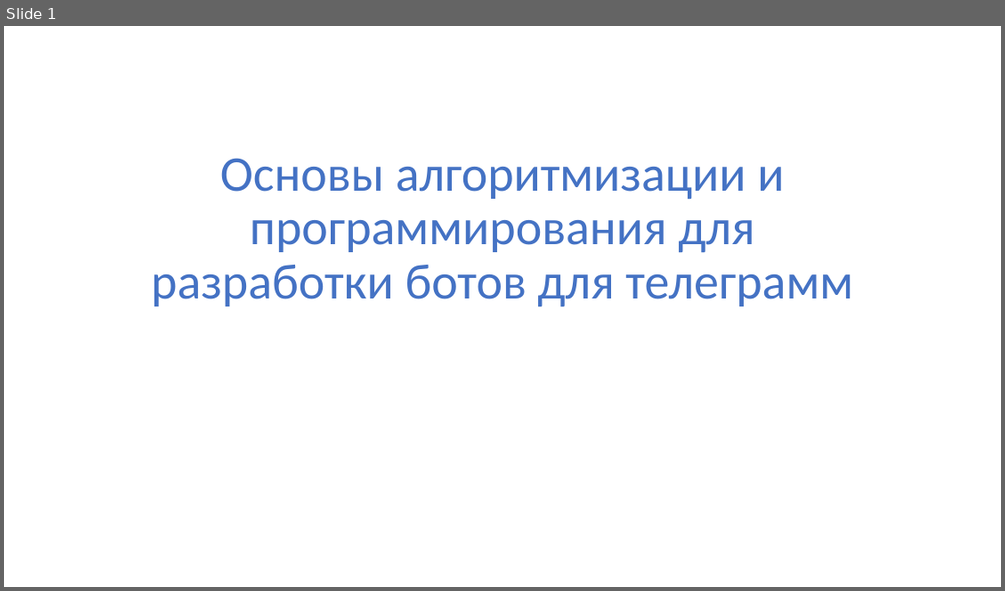
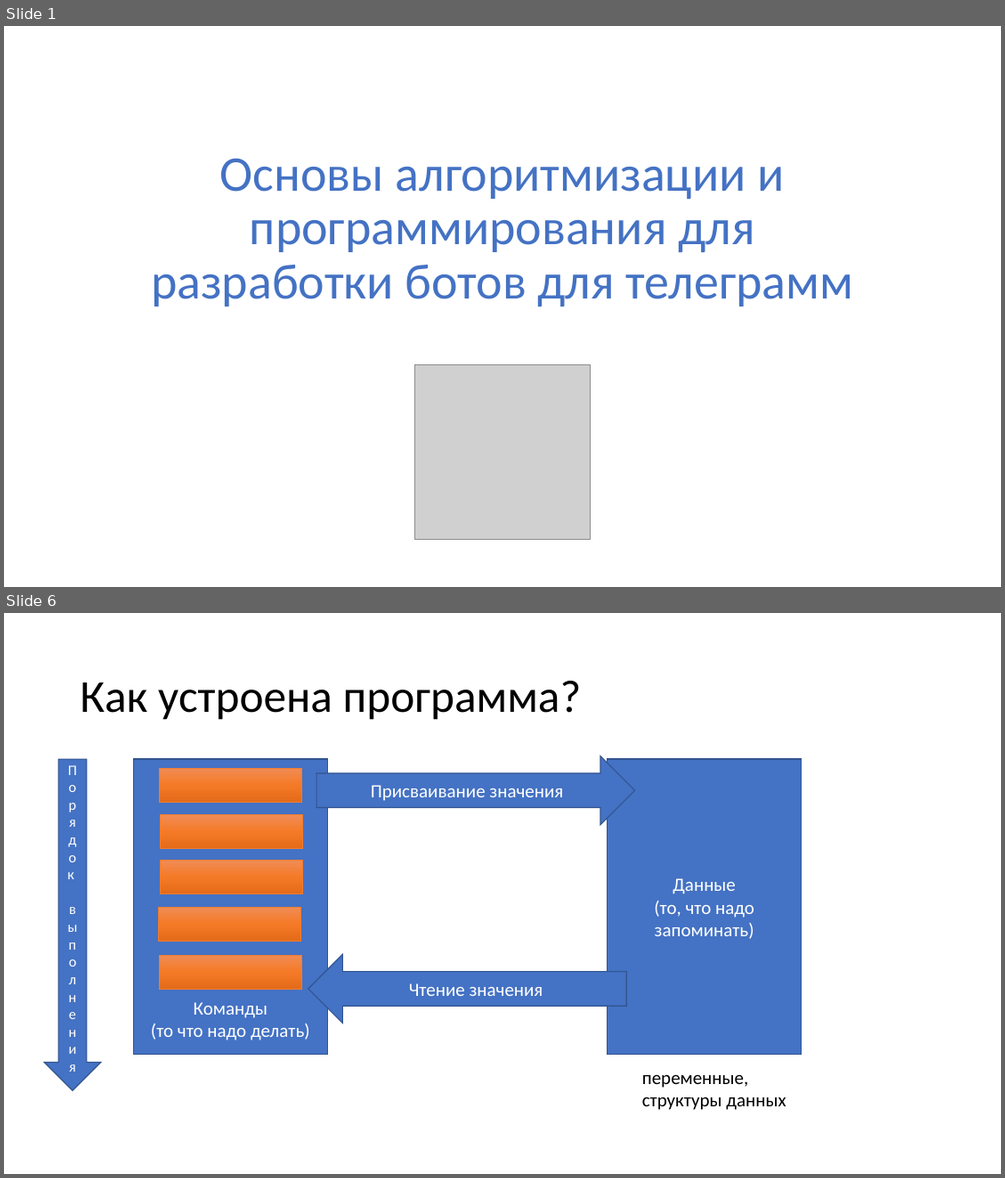
Before and after one commit to paveltsytovich/telegram-course, a slide deck: Presentation/Основы алгоритмизации и программирования.pptx. Shown one above the other, each under a label of ours: slide 1 before the commit, slides 1 and 6 after it; the slides between them are not shown. The pictures are 1005x591 and 1005x1178 pixels, drawn with LibreOffice and Linux fonts; fonts in the diff are those of the drawing; grey boxes stand for pictures. Boxes give left, top, right and bottom in pixels: in the first picture for what was removed or moved away, otherwise in the second. Text is boxed around its words. In the diff, an @@ line names an element or a change of style, - is before the commit and + after.

```diff
--- a/Presentation/Основы алгоритмизации и программирования.pptx
+++ b/Presentation/Основы алгоритмизации и программирования.pptx
@@ slide 6 added at [4,613,1001,1174], background #FFFFFF @@
@@ title added at [80,681,582,720], 44 pt, text #000000 @@
+Как устроена программа?
@@ down arrow added at [44,759,101,1090], fill #4472C4, outline #325491 1 pt, 14 pt, text #FFFFFF @@
+Порядок
+выполнения
@@ rectangle added at [133,759,327,1054], fill #4472C4, outline #325491 1 pt, 18 pt, text #FFFFFF @@
+Команды
+(то что надо делать)
@@ rectangle added at [160,768,302,802], fill gradient #F18C57 to #F67B28 to #E56C19, outline #ED7D31 0.5 pt @@
@@ right arrow added at [316,755,635,825], fill #4472C4, outline #325491 1 pt, 18 pt, text #FFFFFF @@
+Присваивание значения
@@ rectangle added at [607,759,801,1054], fill #4472C4, outline #325491 1 pt, 18 pt, text #FFFFFF @@
+Данные
+(то, что надо запоминать)
@@ rectangle added at [160,815,302,849], fill gradient #F18C57 to #F67B28 to #E56C19, outline #ED7D31 0.5 pt @@
@@ rectangle added at [160,860,302,893], fill gradient #F18C57 to #F67B28 to #E56C19, outline #ED7D31 0.5 pt @@
@@ rectangle added at [159,907,301,941], fill gradient #F18C57 to #F67B28 to #E56C19, outline #ED7D31 0.5 pt @@
@@ rectangle added at [160,955,302,989], fill gradient #F18C57 to #F67B28 to #E56C19, outline #ED7D31 0.5 pt @@
@@ right arrow added at [308,954,627,1022], fill #4472C4, outline #325491 1 pt, 18 pt, text #FFFFFF @@
+Чтение значения
@@ text added at [642,1074,785,1110], 18 pt, text #000000 @@
+переменные,
+структуры данных
@@ slide 1 changed as well @@
@@ picture added at [414,365,590,539] @@
```
Also in this commit, not shown: 6 other slides added, 1 other file.
